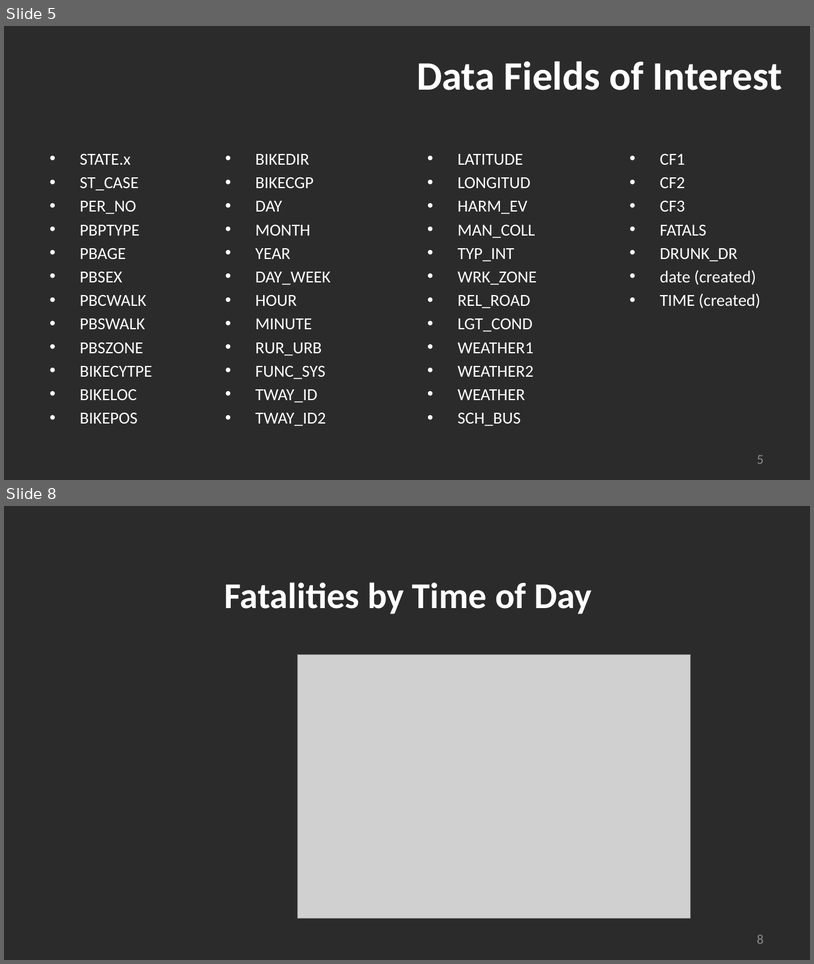
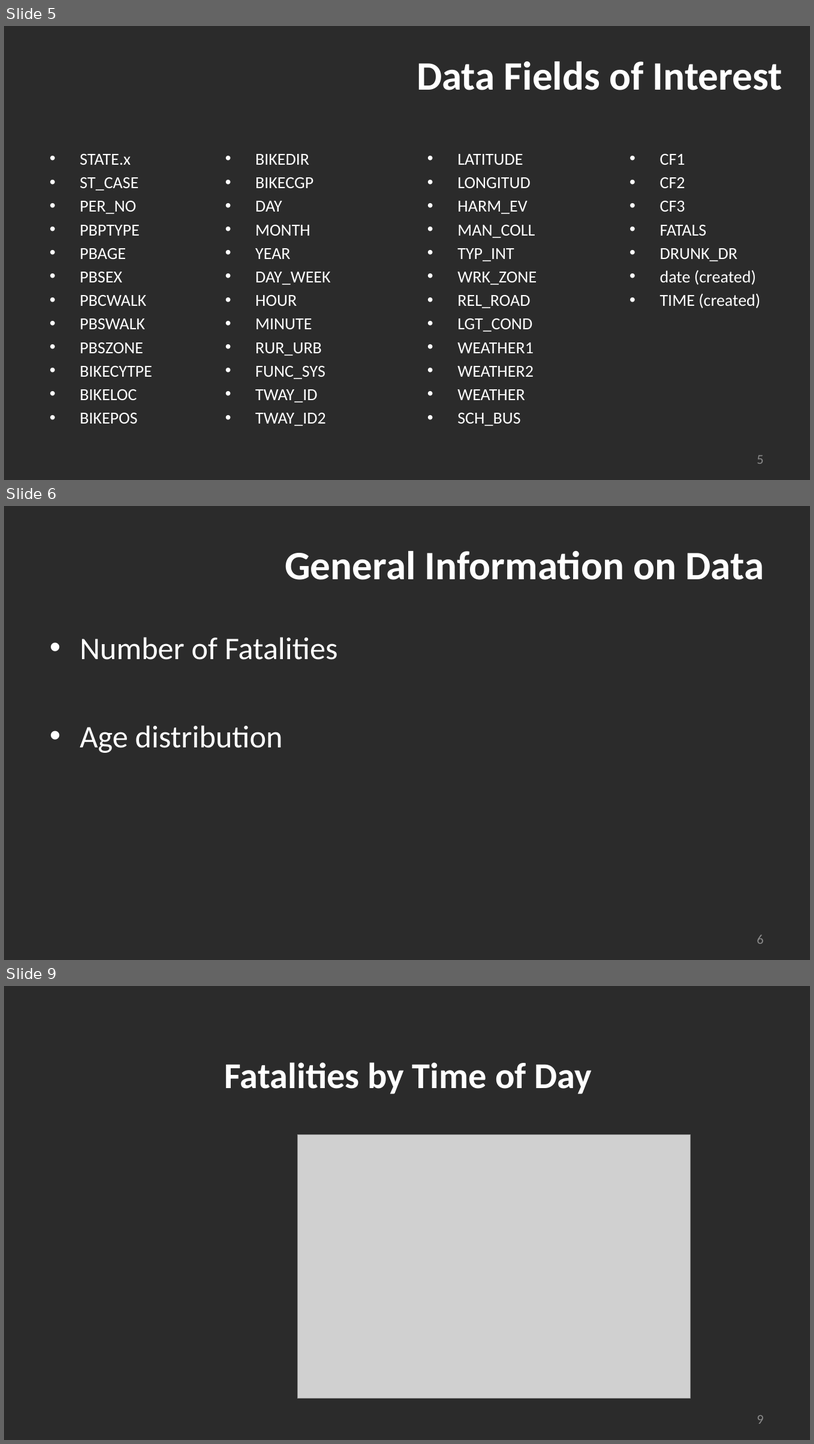
Before and after one commit to madams11/DataR-Project, a slide deck: US Bicycle Fatalities_Group 4.pptx. Shown one above the other, each under a label of ours: slides 5 and 8 before the commit, slides 5, 6 and 9 after it; the slides between them are not shown. The pictures are 814x964 and 814x1444 pixels, drawn with LibreOffice and Linux fonts; fonts in the diff are those of the drawing; grey boxes stand for pictures; background and template pictures are left out; a plain dark background stands for a picture behind light text. Boxes give left, top, right and bottom in pixels: in the first picture for what was removed or moved away, otherwise in the second. Text is boxed around its words. In the diff, an @@ line names an element or a change of style, - is before the commit and + after.

```diff
--- a/US Bicycle Fatalities_Group 4.pptx
+++ b/US Bicycle Fatalities_Group 4.pptx
@@ slide 6 added at (4,506,810,960), background picture (left out) @@
@@ title added at (285,550,765,580), 48 pt, text #FFFFFF, bold @@
+General Information on Data
@@ text added at (80,637,338,753), 37.3 pt, text #FFFFFF @@
+• Number of Fatalities
+• Age distribution
@@ page number added at (757,934,764,943), 16 pt, text #8C8C8C @@
+6
@@ what was slide 8 is now slide 9 @@
@@ page number at (757,1414,764,1423): text changed @@
-8
+9
```
Also in this commit, not shown: 2 slides changed, 4 other slides added, 1 slide removed, 1 other file.
